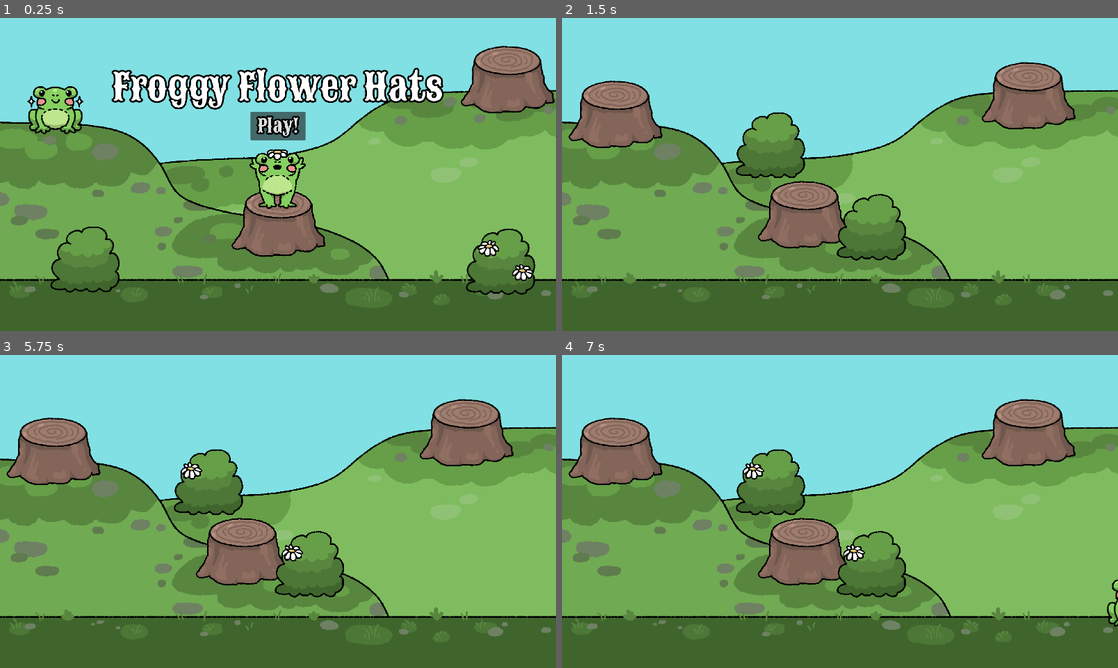
Above: before the commit, frames 1-4 (two rows, left to right).
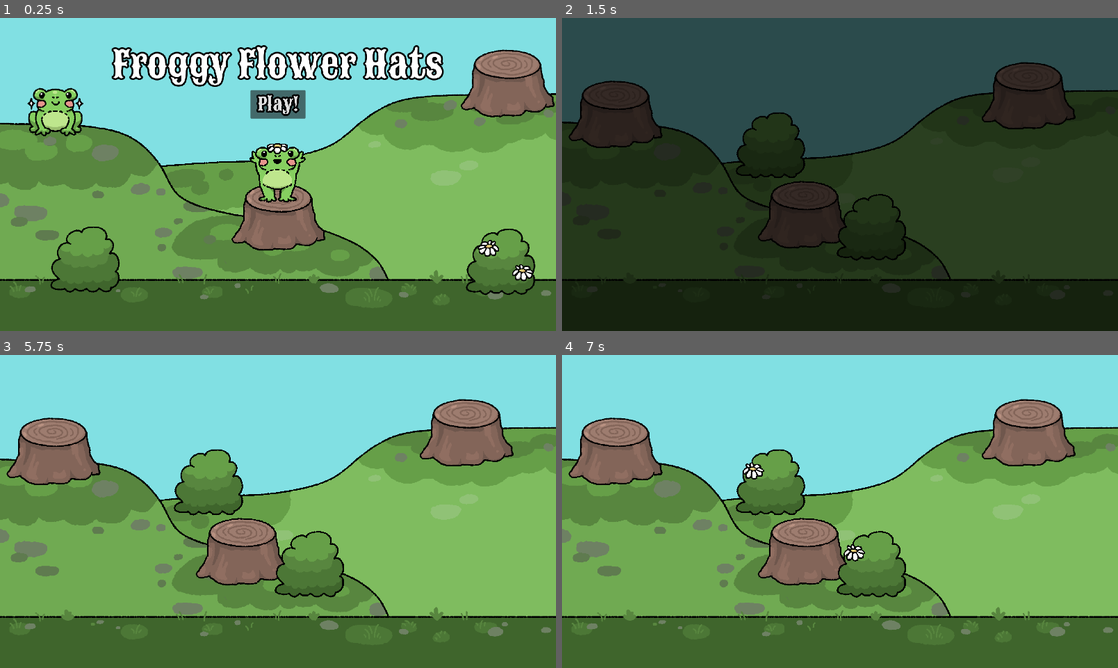
Above: after the commit, the same moments.

Repository: jadicodes/froggy-flower-hats
Game: Godot game, scene res://menu/menu.tscn
Two runs of this game, one before a commit and one after it. Both use one fixed random seed, a clock stepped at 60 frames per second and the inputs below.
Inputs (mouse positions are in pixels of both pictures, inside the frame that each line leads up to):
- Up to frame 1 (0.25 s): no input
- Up to frame 2 (1.5 s): click "Play!" at 0.5 s; click (840, 105) at 1.25 s, where only the run after the commit has a clickable "Play!"
- Up to frame 3 (5.75 s): move the mouse to (400, 495) at 2.02 s; press the mouse at (400, 495) at 2.03 s; tap Enter at 2.75, 4.25 s; move the mouse to (166, 527) at 2.77 s; release the mouse at (166, 527) at 2.78 s; click (166, 527) at 2.85 s; tap Space at 3.5, 5 s; move the mouse to (333, 442) at 3.52 s; press the mouse at (333, 442) at 3.53 s; move the mouse to (250, 574) at 4.27 s; release the mouse at (250, 574) at 4.28 s; click (250, 574) at 4.35 s; move the mouse to (444, 558) at 5.02 s; press the mouse at (444, 558) at 5.03 s
- Up to frame 4 (7 s): move the mouse to (856, 552) at 5.77 s; release the mouse at (856, 552) at 5.78 s; click (856, 552) at 5.85 s; move the mouse to (751, 470) at 6.52 s; press the mouse at (751, 470) at 6.53 s

The runs differ from the first frame. In frame 1, 16% of the frame differs, in the area x 0-100%, y 8-84%; in frame 2, 98%, in the area x 0-100%, y 0-100%; in frame 3, 0.3%; in frame 4, 0.2%.

Commit message:
Smooth transition between menu and world

Diff:
--- a/flower/bush.gd
+++ b/flower/bush.gd
@@ -4,7 +4,7 @@
 
 var _flower_bud : FlowerBud
 var _current_flowers = 0
-var _possible_times: Array = [3, 5, 7]
+var _possible_times: Array = [3, 5, 7, 8, 9]
 @onready var _markers: Array = [$FlowerBudMarker, $FlowerBudMarker2, $FlowerBudMarker3]
 
 
--- a/frog/frog.gd
+++ b/frog/frog.gd
@@ -35,10 +35,8 @@
 			_change_hat_position(Vector2(-2, -63))
 			_reset_z_index()
 			if $RayCastLeft.is_colliding():
-				print("Collided left")
 				_direction = 1
 			if $RayCastRight.is_colliding():
-				print("Collided right")
 				_direction = -1
 
 		if state == frog_state.IDLE:
--- a/menu/menu.gd
+++ b/menu/menu.gd
@@ -1,9 +1,14 @@
 extends Control
 
 
-func _ready():
+func _ready() -> void:
 	Jukebox._play_music()
+	$AnimationPlayer.play("title")
 
 
-func _on_play_button_pressed():
+func _on_play_button_pressed() -> void:
+	$AnimationPlayer.play("fade_to_black")
+
+
+func _on_animation_player_animation_finished(_fade_to_black) -> void:
 	get_tree().change_scene_to_file("res://world/world.tscn")
--- a/menu/menu.tscn
+++ b/menu/menu.tscn
@@ -12,6 +12,73 @@
 [ext_resource type="Texture2D" uid="uid://c6pegjxtia2c7" path="res://frog/falling.png" id="9_fva28"]
 [ext_resource type="Texture2D" uid="uid://wypjgovtf3co" path="res://frog/daisy_hat.png" id="10_g6ytm"]
 
+[sub_resource type="Animation" id="Animation_fauni"]
+resource_name = "title"
+length = 3.0
+loop_mode = 1
+tracks/0/type = "value"
+tracks/0/imported = false
+tracks/0/enabled = true
+tracks/0/path = NodePath("Label:position")
+tracks/0/interp = 1
+tracks/0/loop_wrap = true
+tracks/0/keys = {
+"times": PackedFloat32Array(0, 1.5),
+"transitions": PackedFloat32Array(1, 1),
+"update": 0,
+"values": [Vector2(388, 70), Vector2(388, 90)]
+}
+
+[sub_resource type="Animation" id="Animation_0e7fn"]
+length = 0.001
+tracks/0/type = "value"
+tracks/0/imported = false
+tracks/0/enabled = true
+tracks/0/path = NodePath("Label:position")
+tracks/0/interp = 1
+tracks/0/loop_wrap = true
+tracks/0/keys = {
+"times": PackedFloat32Array(0),
+"transitions": PackedFloat32Array(1),
+"update": 0,
+"values": [Vector2(388, 141)]
+}
+tracks/1/type = "value"
+tracks/1/imported = false
+tracks/1/enabled = true
+tracks/1/path = NodePath("ColorRect:color")
+tracks/1/interp = 1
+tracks/1/loop_wrap = true
+tracks/1/keys = {
+"times": PackedFloat32Array(0),
+"transitions": PackedFloat32Array(1),
+"update": 0,
+"values": [Color(1, 1, 1, 0)]
+}
+
+[sub_resource type="Animation" id="Animation_r7cju"]
+resource_name = "fade_to_black"
+length = 0.8
+tracks/0/type = "value"
+tracks/0/imported = false
+tracks/0/enabled = true
+tracks/0/path = NodePath("ColorRect:color")
+tracks/0/interp = 1
+tracks/0/loop_wrap = true
+tracks/0/keys = {
+"times": PackedFloat32Array(0, 0.7),
+"transitions": PackedFloat32Array(1, 1),
+"update": 0,
+"values": [Color(0, 0, 0, 0), Color(0, 0, 0, 1)]
+}
+
+[sub_resource type="AnimationLibrary" id="AnimationLibrary_si2sj"]
+_data = {
+"RESET": SubResource("Animation_0e7fn"),
+"fade_to_black": SubResource("Animation_r7cju"),
+"title": SubResource("Animation_fauni")
+}
+
 [node name="Menu" type="Control"]
 layout_mode = 3
 anchors_preset = 15
@@ -21,8 +88,9 @@
 grow_vertical = 2
 script = ExtResource("1_thvw0")
 
-[node name="Sky" type="ColorRect" parent="."]
-layout_mode = 0
+[node name="Background" type="Node" parent="."]
+
+[node name="Sky" type="ColorRect" parent="Background"]
 offset_left = -171.0
 offset_top = -113.0
 offset_right = 2063.0
@@ -30,91 +98,92 @@
 mouse_filter = 2
 color = Color(0.505882, 0.878431, 0.890196, 1)
 
-[node name="Hill2" type="Sprite2D" parent="."]
-position = Vector2(1154, 607)
+[node name="Hill2" type="Sprite2D" parent="Background"]
+position = Vector2(1154, 618)
 texture = ExtResource("1_bddeo")
 
-[node name="Hill1" type="Sprite2D" parent="."]
-position = Vector2(1011, 566)
+[node name="Hill1" type="Sprite2D" parent="Background"]
+position = Vector2(1011, 570)
 texture = ExtResource("2_iw2ed")
 
-[node name="FloorSprite" type="Sprite2D" parent="."]
+[node name="FloorSprite" type="Sprite2D" parent="Background"]
 position = Vector2(962, 1051)
 texture = ExtResource("3_ruoo5")
 
-[node name="Label" type="Label" parent="."]
-layout_mode = 1
-anchors_preset = 5
-anchor_left = 0.5
-anchor_right = 0.5
-offset_left = -572.0
-offset_top = 151.0
-offset_right = 572.0
-offset_bottom = 330.0
-grow_horizontal = 2
-theme_override_colors/font_outline_color = Color(0, 0, 0, 1)
-theme_override_constants/outline_size = 24
-theme_override_fonts/font = ExtResource("4_1qgco")
-theme_override_font_sizes/font_size = 128
-text = "Froggy Flower Hats"
-
-[node name="BeingPampered" type="Sprite2D" parent="."]
-position = Vector2(193, 304)
+[node name="BeingPampered" type="Sprite2D" parent="Background"]
+position = Vector2(193, 311)
 texture = ExtResource("5_s032q")
 
-[node name="Empty2" type="Sprite2D" parent="."]
-position = Vector2(1751, 214)
+[node name="Empty2" type="Sprite2D" parent="Background"]
+position = Vector2(1751, 227)
 texture = ExtResource("6_trw7a")
 
-[node name="Bush" type="Sprite2D" parent="."]
+[node name="Bush" type="Sprite2D" parent="Background"]
 position = Vector2(293, 830)
 texture = ExtResource("7_vyayd")
 
-[node name="Bush2" type="Sprite2D" parent="."]
+[node name="Bush2" type="Sprite2D" parent="Background"]
 position = Vector2(1728, 838)
 texture = ExtResource("7_vyayd")
 
-[node name="Daisy" type="Sprite2D" parent="Bush2"]
+[node name="Daisy" type="Sprite2D" parent="Background/Bush2"]
 position = Vector2(78, 41)
 texture = ExtResource("8_2k0j4")
 
-[node name="Daisy2" type="Sprite2D" parent="Bush2"]
+[node name="Daisy2" type="Sprite2D" parent="Background/Bush2"]
 position = Vector2(-42, -43)
 texture = ExtResource("8_2k0j4")
 flip_h = true
 
-[node name="TextureRect" type="TextureRect" parent="."]
-layout_mode = 1
+[node name="TextureRect" type="TextureRect" parent="Background"]
 anchors_preset = 7
 anchor_left = 0.5
 anchor_top = 1.0
 anchor_right = 0.5
 anchor_bottom = 1.0
 offset_left = -175.0
-offset_top = -496.0
+offset_top = -517.0
 offset_right = 175.0
-offset_bottom = -246.0
+offset_bottom = -267.0
 grow_horizontal = 2
 grow_vertical = 0
 texture = ExtResource("6_trw7a")
 
-[node name="Falling" type="Sprite2D" parent="TextureRect"]
+[node name="Falling" type="Sprite2D" parent="Background/TextureRect"]
 position = Vector2(175, -25)
 texture = ExtResource("9_fva28")
 
-[node name="DaisyHat" type="Sprite2D" parent="TextureRect/Falling"]
+[node name="DaisyHat" type="Sprite2D" parent="Background/TextureRect/Falling"]
 position = Vector2(-2, -88)
 texture = ExtResource("10_g6ytm")
 
-[node name="PlayButton" type="Button" parent="."]
+[node name="Label" type="Label" parent="."]
+z_index = 2
+layout_mode = 1
+anchors_preset = 5
+anchor_left = 0.5
+anchor_right = 0.5
+offset_left = -572.0
+offset_top = 141.0
+offset_right = 572.0
+offset_bottom = 320.001
+grow_horizontal = 2
+theme_override_colors/font_outline_color = Color(0, 0, 0, 1)
+theme_override_constants/outline_size = 24
+theme_override_fonts/font = ExtResource("4_1qgco")
+theme_override_font_sizes/font_size = 128
+text = "Froggy Flower Hats"
+
+[node name="PlayButton" type="Button" parent="Label"]
+z_index = 2
 layout_mode = 1
 anchors_preset = 5
 anchor_left = 0.5
 anchor_right = 0.5
 offset_left = -95.0
-offset_top = 324.0
+offset_top = 175.694
 offset_right = 95.0
-offset_bottom = 422.0
+offset_bottom = 273.694
 grow_horizontal = 2
 theme_override_colors/font_outline_color = Color(0, 0, 0, 1)
 theme_override_constants/outline_size = 24
@@ -122,4 +191,18 @@
 theme_override_font_sizes/font_size = 64
 text = "Play!"
 
-[connection signal="pressed" from="PlayButton" to="." method="_on_play_button_pressed"]
+[node name="AnimationPlayer" type="AnimationPlayer" parent="."]
+libraries = {
+"": SubResource("AnimationLibrary_si2sj")
+}
+
+[node name="ColorRect" type="ColorRect" parent="."]
+z_index = 5
+layout_mode = 0
+offset_right = 1944.0
+offset_bottom = 1093.0
+mouse_filter = 2
+color = Color(1, 1, 1, 0)
+
+[connection signal="pressed" from="Label/PlayButton" to="." method="_on_play_button_pressed"]
+[connection signal="animation_finished" from="AnimationPlayer" to="." method="_on_animation_player_animation_finished"]
--- a/world/world.gd
+++ b/world/world.gd
@@ -1,12 +1,15 @@
 extends Node2D
 
 const _MAX_FROGS = 4
+
+@onready var _animation_player = $AnimationPlayer
 
 var _frog: Frog
 var _current_frogs: int = 0
 var _spawn_locations: Array = [Vector2(-97, 810), Vector2(2018, 809)]
 
 func _ready() -> void:
+	_animation_player.play("fade_from_black")
 	_make_new_frog()
 
 
@@ -27,5 +30,6 @@
 	frog._set_state(4)
 	frog._set_position(marker_position)
 
+
 func _subtract_frog() -> void:
 	_current_frogs -= 1
--- a/world/world.tscn
+++ b/world/world.tscn
@@ -12,6 +12,42 @@
 
 [sub_resource type="RectangleShape2D" id="RectangleShape2D_cjgjx"]
 size = Vector2(188, 955)
+
+[sub_resource type="Animation" id="Animation_5hl8d"]
+resource_name = "fade_from_black"
+tracks/0/type = "value"
+tracks/0/imported = false
+tracks/0/enabled = true
+tracks/0/path = NodePath("ColorRect:color")
+tracks/0/interp = 1
+tracks/0/loop_wrap = true
+tracks/0/keys = {
+"times": PackedFloat32Array(-0.2, 0.7),
+"transitions": PackedFloat32Array(1, 1),
+"update": 0,
+"values": [Color(0, 0, 0, 1), Color(0, 0, 0, 0)]
+}
+
+[sub_resource type="Animation" id="Animation_338q8"]
+length = 0.8
+tracks/0/type = "value"
+tracks/0/imported = false
+tracks/0/enabled = true
+tracks/0/path = NodePath("ColorRect:color")
+tracks/0/interp = 1
+tracks/0/loop_wrap = true
+tracks/0/keys = {
+"times": PackedFloat32Array(0, 0.8),
+"transitions": PackedFloat32Array(1, 1),
+"update": 0,
+"values": [Color(0, 0, 0, 1), Color(0, 0, 0, 0)]
+}
+
+[sub_resource type="AnimationLibrary" id="AnimationLibrary_b7xb2"]
+_data = {
+"RESET": SubResource("Animation_338q8"),
+"fade_from_black": SubResource("Animation_5hl8d")
+}
 
 [node name="World" type="Node2D"]
 script = ExtResource("1_1v7lg")
@@ -75,6 +111,17 @@
 position = Vector2(2208, 469)
 shape = SubResource("RectangleShape2D_cjgjx")
 
+[node name="ColorRect" type="ColorRect" parent="."]
+offset_right = 1940.0
+offset_bottom = 1103.0
+mouse_filter = 2
+color = Color(0, 0, 0, 1)
+
+[node name="AnimationPlayer" type="AnimationPlayer" parent="."]
+libraries = {
+"": SubResource("AnimationLibrary_b7xb2")
+}
+
 [connection signal="entered" from="Stump" to="." method="_on_stump_entered"]
 [connection signal="entered" from="Stump2" to="." method="_on_stump_entered"]
 [connection signal="entered" from="Stump3" to="." method="_on_stump_entered"]
Not shown: 1 places in menu/menu.tscn that only renumber resources
Not shown: 1 places in world/world.tscn that only renumber resources
